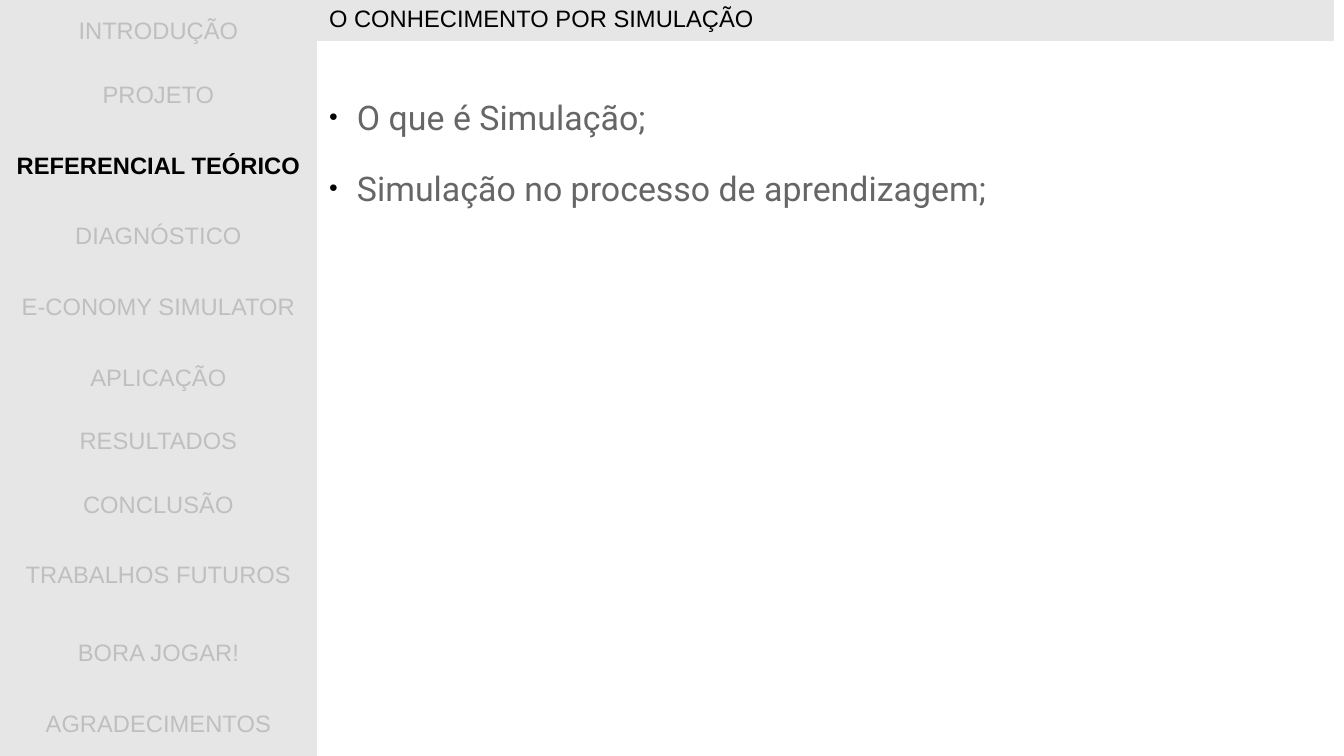
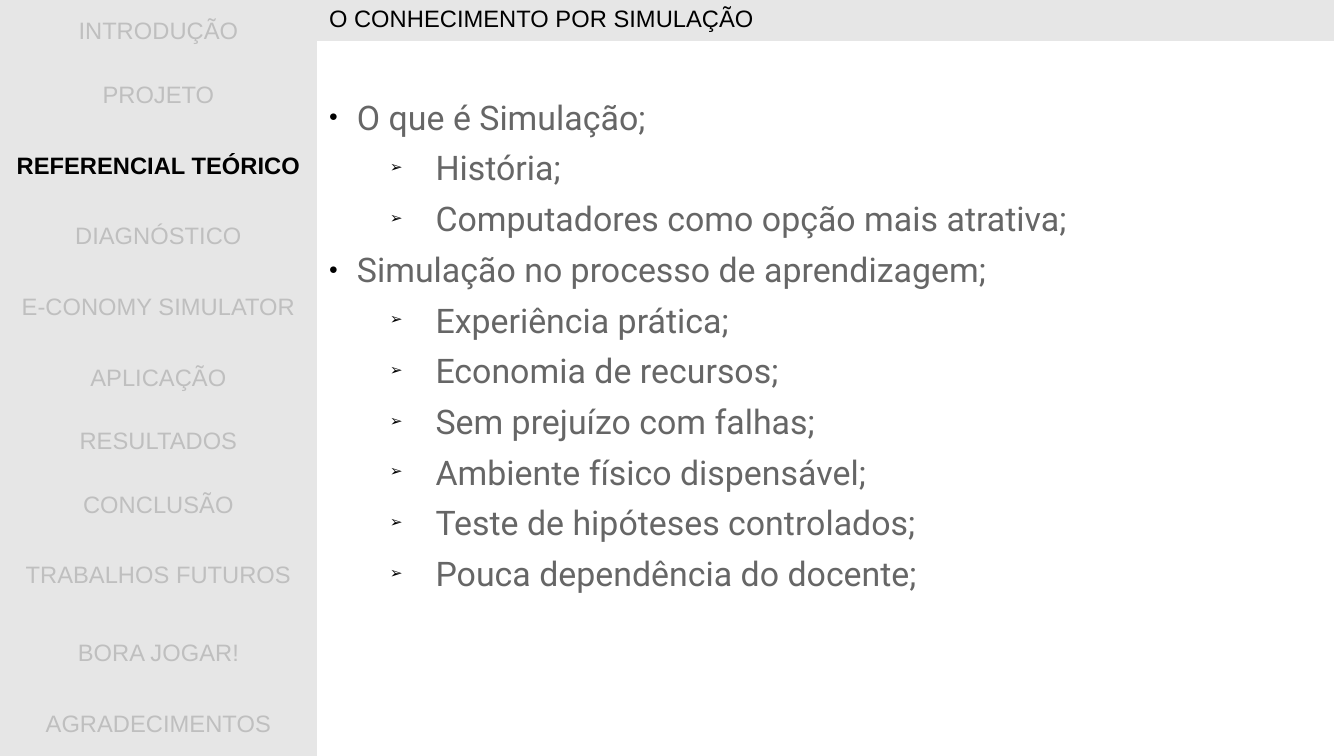
Before and after one commit to gwathsule/e-conomy-simulator, a slide deck: slide 8 of documentacao/apresentacao_tcc.ppt. Drawn at 1344x756 pixels with LibreOffice and Linux fonts; fonts in the diff are those of the drawing; background and template pictures are left out. Boxes give left, top, right and bottom in pixels: in the first picture for what was removed or moved away, otherwise in the second. Text is boxed around its words. In the diff, an @@ line names an element or a change of style, - is before the commit and + after.

```diff
--- a/documentacao/apresentacao_tcc.ppt
+++ b/documentacao/apresentacao_tcc.ppt
@@ text at box(436, 154, 1067, 239): paragraphs added @@
+  ➢ História;
+  ➢ Computadores como opção mais atrativa;
@@ text at box(357, 256, 986, 290): line spacing 1.51 to 1.01 @@
@@ text at box(436, 307, 917, 593): paragraphs added @@
+  ➢ Experiência prática;
+  ➢ Economia de recursos;
+  ➢ Sem prejuízo com falhas;
+  ➢ Ambiente físico dispensável;
+  ➢ Teste de hipóteses controlados;
+  ➢ Pouca dependência do docente;
```
Also in this commit, not shown: 2 other slides changed.
